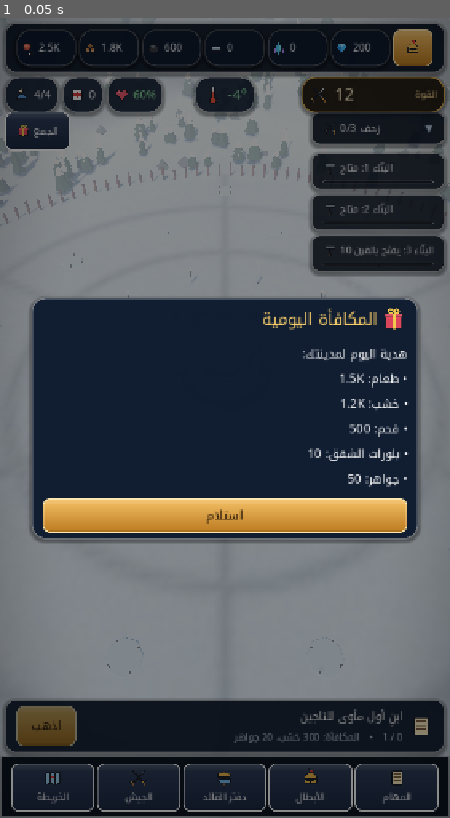
Above: before the commit, frame 1.
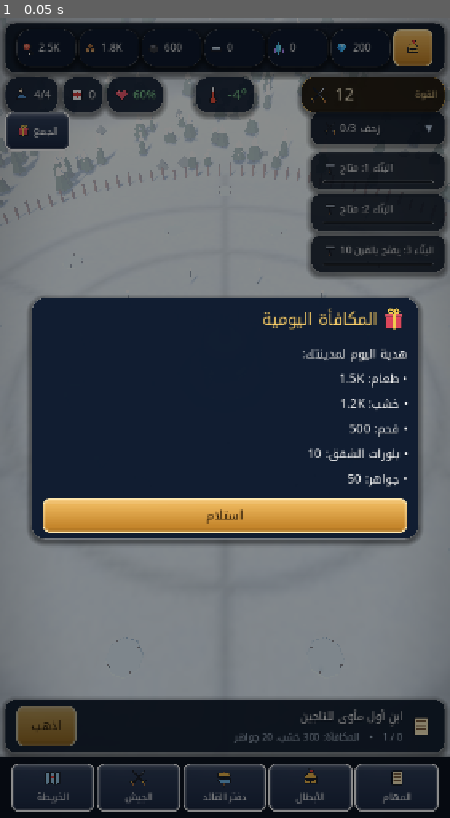
Above: after the commit, the same moment.

Repository: yarubdoktor/FrostHearth-Source
Game: Godot game, scene res://city.tscn
The game is run twice, just before and just after one commit, with the same random seed, the same clock (stepped at 60 frames per second) and the same inputs.
Inputs:
- Up to frame 1 (0.05 s): no input

The runs differ from the first frame. In frame 1, 2.5% of the frame differs, in the area x 0-100%, y 0-100%.

Commit message:
Polish city lighting, world-map selection and shared mobile UI

Diff:
--- a/scripts/city/city_core.gd
+++ b/scripts/city/city_core.gd
@@ -154,7 +154,7 @@
 	l.text = text
 	l.font = font
 	l.font_size = size
-	l.outline_size = 14
+	l.outline_size = maxi(4, int(size * 0.20))
 	l.modulate = color
 	l.outline_modulate = Color(0.04, 0.08, 0.14, 0.95)
 	l.billboard = BaseMaterial3D.BILLBOARD_ENABLED
--- a/scripts/city/city_world.gd
+++ b/scripts/city/city_world.gd
@@ -28,13 +28,13 @@
 	env.fog_height = -6.0
 	env.fog_height_density = 0.01
 	env.glow_enabled = true
-	env.glow_intensity = 0.55
-	env.glow_strength = 1.05
-	env.glow_hdr_threshold = 1.3
+	env.glow_intensity = 0.50
+	env.glow_strength = 1.0
+	env.glow_hdr_threshold = 1.4
 	env.glow_blend_mode = Environment.GLOW_BLEND_MODE_SOFTLIGHT
 	env.adjustment_enabled = true
-	env.adjustment_saturation = 1.05
-	env.adjustment_contrast = 1.04
+	env.adjustment_saturation = 1.06
+	env.adjustment_contrast = 1.05
 	env.adjustment_brightness = 0.99
 	var we := WorldEnvironment.new()
 	we.environment = env
--- a/scripts/map/map_core.gd
+++ b/scripts/map/map_core.gd
@@ -193,7 +193,7 @@
 	l.text = text
 	l.font = font
 	l.font_size = size
-	l.outline_size = int(size * 0.22)
+	l.outline_size = maxi(4, int(size * 0.18))
 	l.modulate = color
 	l.outline_modulate = Color(0.04, 0.08, 0.14, 0.9)
 	l.billboard = BaseMaterial3D.BILLBOARD_ENABLED
@@ -231,8 +231,14 @@
 	s.content_margin_right = 16
 	s.content_margin_top = 8
 	s.content_margin_bottom = 8
-	s.border_color = Color(1, 1, 1, 0.12)
+	s.border_color = Color(0.72, 0.84, 0.96, 0.20)
 	s.set_border_width_all(1)
+	s.border_blend = true
+	s.anti_aliasing = true
+	s.anti_aliasing_size = 0.7
+	s.shadow_color = Color(0.005, 0.015, 0.03, 0.38)
+	s.shadow_size = 8
+	s.shadow_offset = Vector2(0, 3)
 	return s
 
 
@@ -240,12 +246,16 @@
 	var b := Button.new()
 	b.text = text
 	b.custom_minimum_size = Vector2(0, 56)
+	b.focus_mode = Control.FOCUS_NONE
 	b.add_theme_stylebox_override("normal", _style(Color("e0a33a") if accent else Color(0.07, 0.12, 0.2, 0.86)))
 	b.add_theme_stylebox_override("hover", _style(Color("f0b54a") if accent else Color(0.12, 0.2, 0.32, 0.92)))
 	b.add_theme_stylebox_override("pressed", _style(Color("c78a25") if accent else Color(0.04, 0.08, 0.14, 0.95)))
 	b.add_theme_color_override("font_color", Color("1a1206") if accent else Color.WHITE)
 	b.add_theme_color_override("font_hover_color", Color("1a1206") if accent else Color.WHITE)
 	b.add_theme_color_override("font_pressed_color", Color("1a1206") if accent else Color.WHITE)
+	b.add_theme_color_override("font_shadow_color", Color(0.01, 0.025, 0.05, 0.55))
+	b.add_theme_constant_override("shadow_offset_x", 0)
+	b.add_theme_constant_override("shadow_offset_y", 1)
 	b.pressed.connect(cb)
 	b.pressed.connect(func() -> void: Sound.ui_click())
 	return b
--- a/scripts/map/map_scene.gd
+++ b/scripts/map/map_scene.gd
@@ -15,12 +15,12 @@
 	env.tonemap_white = 1.1
 	env.fog_enabled = true
 	env.glow_enabled = true
-	env.glow_intensity = 0.4
-	env.glow_hdr_threshold = 1.45
+	env.glow_intensity = 0.46
+	env.glow_hdr_threshold = 1.35
 	env.glow_blend_mode = Environment.GLOW_BLEND_MODE_SOFTLIGHT
 	env.adjustment_enabled = true
-	env.adjustment_saturation = 1.04
-	env.adjustment_contrast = 1.03
+	env.adjustment_saturation = 1.08
+	env.adjustment_contrast = 1.04
 	var we := WorldEnvironment.new()
 	we.environment = env
 	add_child(we)
@@ -241,6 +241,9 @@
 	var rm := StandardMaterial3D.new()
 	rm.shading_mode = BaseMaterial3D.SHADING_MODE_UNSHADED
 	rm.albedo_color = Color("ffd36b")
+	rm.emission_enabled = true
+	rm.emission = Color("ffbf4f")
+	rm.emission_energy_multiplier = 0.28
 	rm.no_depth_test = true
 	sel_ring.material_override = rm
 	sel_ring.visible = false
--- a/scripts/ui_kit.gd
+++ b/scripts/ui_kit.gd
@@ -46,11 +46,20 @@
 			var t := float(y) / float(S - 1)
 			var c := top.lerp(bottom, t)
 			if d > -2.2:
-				c = border_col            # ححد لامع حول الحافة
+				c = border_col            # حد خارجي واضح
 			elif y < 10:
 				c = c.lightened(0.10)     # لمعة علوية خفيفة
 			elif y > S - 6:
-				c = c.darkened(0.10)     # ظل سفلي خفيف
+				c = c.darkened(0.10)      # قاعدة أعمق قليلاً
+			# انعكاس قطري ناعم يعطي الزر إحساساً معدنياً دون تغيير أبعاده.
+			if d < -2.2 and d > -5.0:
+				c = c.lerp(border_col.lightened(0.12), 0.18)
+			if y < 28:
+				var band := 1.0 - clampf(absf(float(x) - float(y) * 0.32 - 18.0) / 10.0, 0.0, 1.0)
+				var sheen := band * 0.10 * (1.0 - float(y) / 28.0)
+				c = c.lerp(top.lightened(0.18), sheen)
+			if d < -5.0 and y > S - 9:
+				c = c.darkened(0.06)
 			var a: float = clampf(0.5 - d, 0.0, 1.0)
 			img.set_pixel(x, y, Color(c.r, c.g, c.b, a))
 	var tex := ImageTexture.create_from_image(img)
@@ -78,10 +87,13 @@
 	s.content_margin_top = pad - 4
 	s.content_margin_bottom = pad - 4
 	s.border_color = border
-	s.set_border_width_all(2)
-	s.shadow_color = Color(0, 0, 0, 0.35)
-	s.shadow_size = 6
-	s.shadow_offset = Vector2(0, 3)
+	s.set_border_width_all(1)
+	s.border_blend = true
+	s.anti_aliasing = true
+	s.anti_aliasing_size = 0.7
+	s.shadow_color = Color(0, 0, 0, 0.42)
+	s.shadow_size = 9
+	s.shadow_offset = Vector2(0, 4)
 	return s
 
 static func theme() -> Theme:
@@ -115,6 +127,9 @@
 	for k in ["font_color", "font_hover_color", "font_pressed_color", "font_focus_color"]:
 		b.add_theme_color_override(k, txt)
 	b.add_theme_color_override("font_disabled_color", Color(0.62, 0.65, 0.70))
+	b.add_theme_color_override("font_shadow_color", Color(0.01, 0.025, 0.05, 0.62))
+	b.add_theme_constant_override("shadow_offset_x", 0)
+	b.add_theme_constant_override("shadow_offset_y", 1)
 	b.pressed.connect(cb)
 	b.pressed.connect(func() -> void: Sound.ui_click())
 	return b
@@ -124,6 +139,9 @@
 	l.text = text
 	l.add_theme_font_size_override("font_size", size)
 	l.add_theme_color_override("font_color", color)
+	l.add_theme_color_override("font_shadow_color", Color(0.01, 0.025, 0.05, 0.32))
+	l.add_theme_constant_override("shadow_offset_x", 0)
+	l.add_theme_constant_override("shadow_offset_y", 1)
 	l.horizontal_alignment = align
 	return l
 
--- a/test_home_hud.gd
+++ b/test_home_hud.gd
@@ -1,5 +1,7 @@
 extends Node
 ## اختبار الشاشة الرئيسية الجديدة (2ب) — من داخل مشهد المدينة الفعلي
+
+const UI := preload("res://scripts/ui_kit.gd")
 ## التشغيل: godot --headless --path . res://test_home_hud.tscn
 
 var checks := 0
@@ -33,6 +35,10 @@
 	check(city.res_chips.size() == 4 and city.gem_label != null and city.aurora_label != null, "resource chips + gems + aurora exist")
 	check(city.temp_label != null and city.power_label != null and city.pop_label != null and city.trust_label != null, "temperature, power, population, trust chips exist")
 	check(city.avatar_btn != null, "profile avatar button exists")
+	var avatar_style: StyleBox = city.avatar_btn.get_theme_stylebox("normal")
+	check(avatar_style is StyleBoxTexture, "primary buttons use the nine-slice gradient skin")
+	var panel_style := UI.style(Color(0.04, 0.08, 0.14, 0.9))
+	check(panel_style.anti_aliasing and panel_style.shadow_size >= 9, "shared panels use anti-aliased edges and deeper elevation")
 	check(city.task_btn != null and city.task_title != null, "task strip exists")
 	check(city.dev_btn != null and not city.dev_btn.visible, "dev button exists and hidden by default")
 	check(city.builder_rows.size() == Game.MAX_BUILDERS, "builder rows match max builders (%d)" % city.builder_rows.size())
